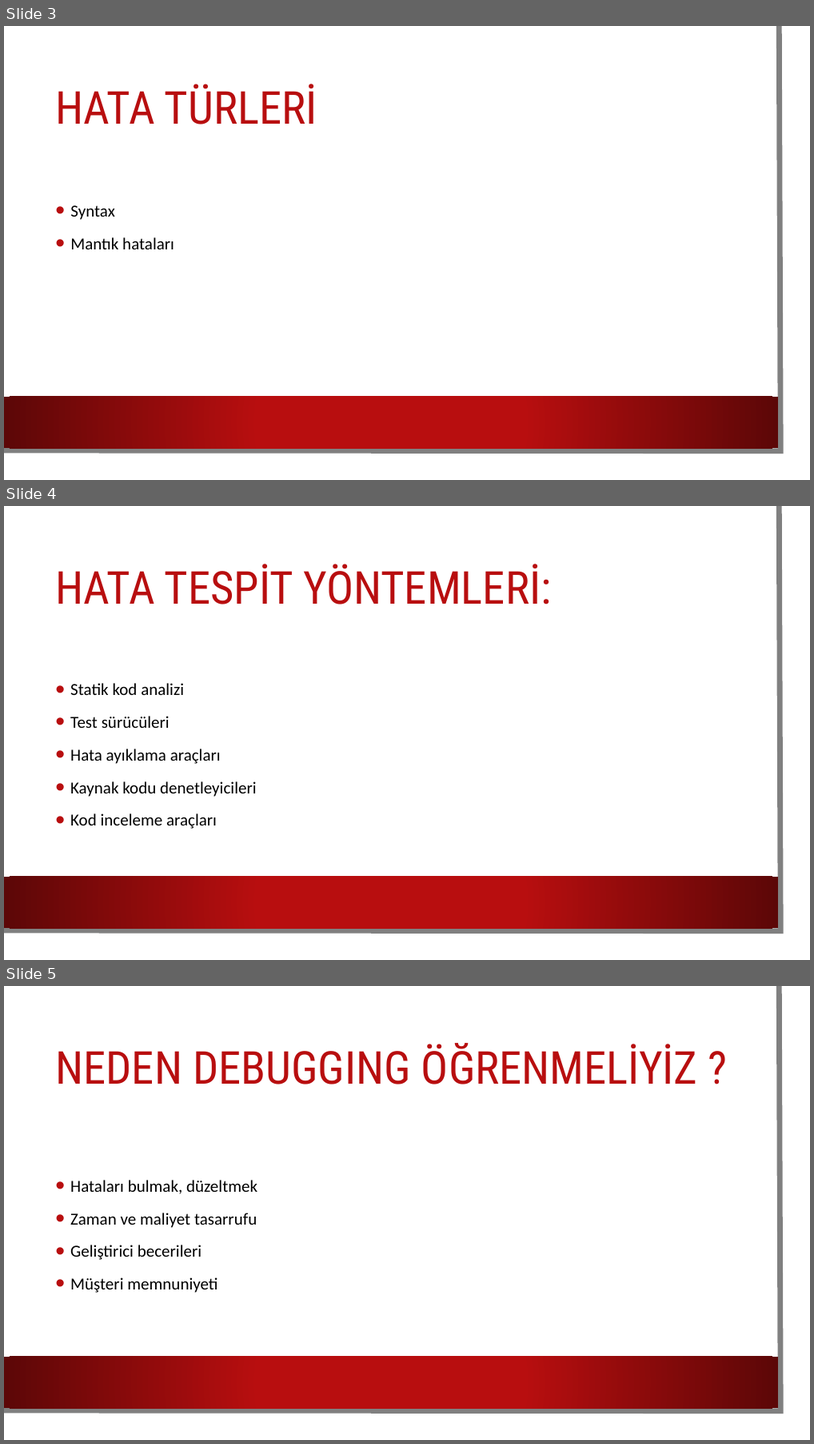
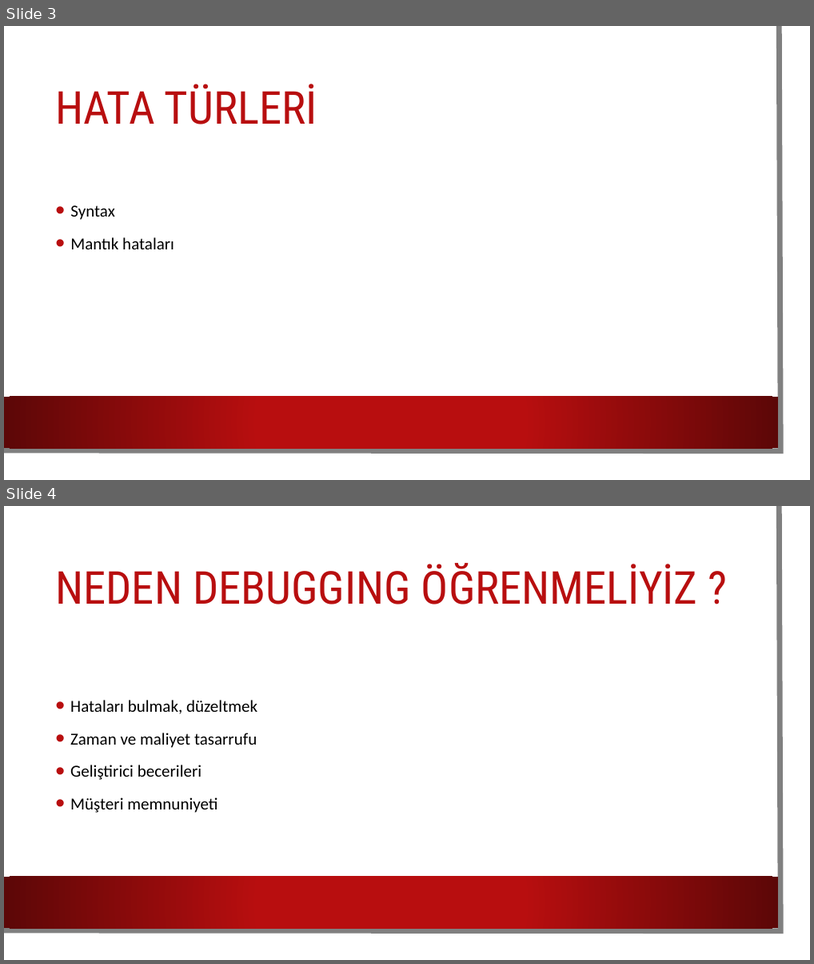
Before and after one commit to sametozalp/staj, a slide deck: debug.pptx. Shown one above the other, each under a label of ours: slides 3, 4 and 5 before the commit, slides 3 and 4 after it. The pictures are 814x1444 and 814x964 pixels, drawn with LibreOffice and Linux fonts; fonts in the diff are those of the drawing; background and template pictures are left out. Boxes give left, top, right and bottom in pixels: in the first picture for what was removed or moved away, otherwise in the second. Text is boxed around its words. In the diff, an @@ line names an element or a change of style, - is before the commit and + after.

```diff
--- a/debug.pptx
+++ b/debug.pptx
@@ slide 4 removed at box(4, 506, 810, 960), background picture (left out); not listed: 3 template elements that a slide beside it also shows @@
@@ title removed at box(55, 564, 551, 604) @@
-HATA TESPIT YÖNTEMLERI:
@@ text removed at box(70, 683, 257, 828) @@
-• Statik kod analizi
-• Test sürücüleri
-• Hata ayıklama araçları
-• Kaynak kodu denetleyicileri
-• Kod inceleme araçları
@@ what was slide 5 is now slide 4 @@
```
Also in this commit, not shown: 1 slide changed, 1 other file.
